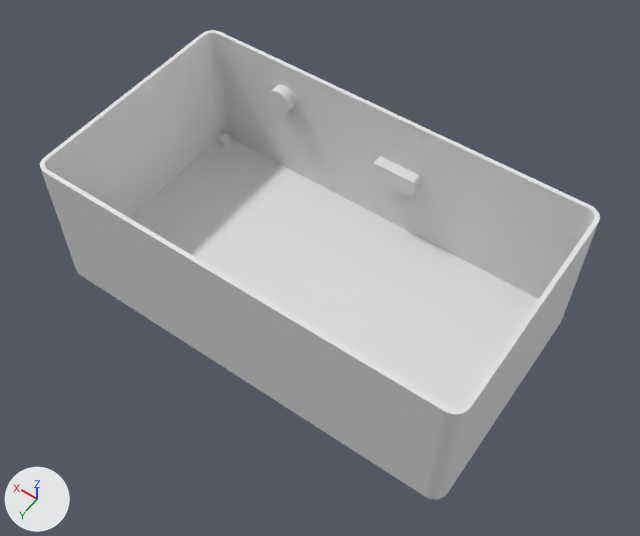
An edit to the Blender file mini-current-sensor/enclosuer.blend, drawn before and after from the same camera.
Before and after are seen from a 50 mm camera at (-6.51, 8.9, 14.77) aimed at (-0.3, 0.21, 1.11). Lighting does not change. The marker at lower left points along +X, +Y and +Z.

Before the edit, the objects in view are built like this:
```python
ob_headphone_jack = bpy.data.objects.new('Headphone Jack', me_cylinder_001)
ob_headphone_jack.location = (2.5, -2.45, 1.9)
ob_headphone_jack.scale = (1.0, 0.25, 1.0)
ob_housing = bpy.data.objects.new('Housing', me_cube_002)
ob_housing.location = (0.0, 0.0, 0.0)
ob_housing.scale = (1.0, 1.0, 1.03)
ob_pcb_standoff_screw_holes = bpy.data.objects.new('PCB Standoff Screw Holes', me_cylinder)
ob_pcb_standoff_screw_holes.location = (-4.15, -2.2, 0.0)
ob_pcb_standoff_screw_holes.scale = (1.0, 1.0, 0.25)
ob_usb_c_connector = bpy.data.objects.new('USB-C Connector', me_cube_001)
ob_usb_c_connector.location = (-0.4, -2.45, 1.4)
ob_usb_c_connector.scale = (1.05, 1.0, 1.14)
```
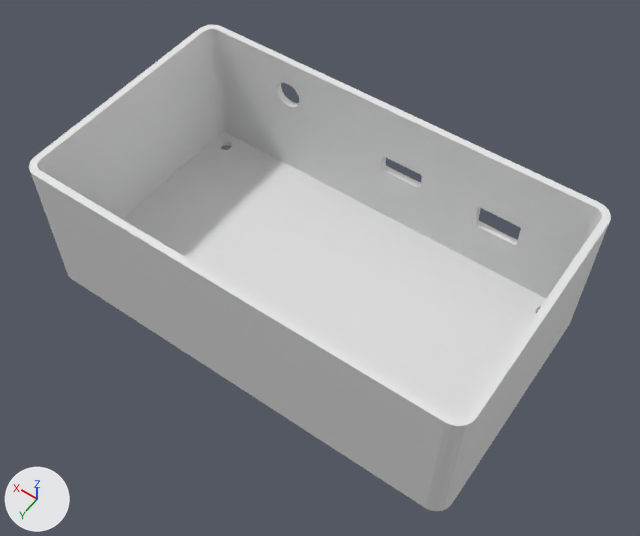
Boxes (x1, y1, x2, y2) around the edits, measured in the pictures (640 x 536 px):
'Housing', modifiers changed, rescaled, moved, reshaped: before (40, 30, 600, 500); after (29, 25, 611, 511)
'USB-C Connector', hidden: before (372, 156, 421, 196)
'Headphone Jack', hidden: before (268, 85, 296, 114)
'PCB Standoff Screw Holes', hidden: before (220, 134, 231, 149)

What changed in the scene script:
```text
Change me_cube_002:
    where me_cube_002.from_pydata(...)  # 8 vertices, 5 faces; spans x -4.45..4.45, y -2.45..2.45, z 0.0..2.91
    used by ob_housing; location = (0.0, 0.0, 0.0); scale = (1.0, 1.0, 1.03)
    me_cube_002 part 1: the whole mesh is scaled about the mesh origin by (1.02, 1.04, 1.03)
Add me_cube_003:
    me_cube_003.from_pydata(...)  # a box spanning x -0.475..0.475, y -0.25..0.25, z -0.275..0.275
Change ob_housing:
    ob_housing.scale: (1.0, 1.0, 1.03) -> (1.0, 1.0, 1.0)
    where _m = ob_housing.modifiers.new('Solidify', 'SOLIDIFY')
    _m.thickness: -0.09 -> -0.15
    add _m = ob_housing.modifiers.new('Boolean.003', 'BOOLEAN')
    add _m.object = ob_cables
Change ob_headphone_jack:
    ob_headphone_jack.scale: (1.0, 0.25, 1.0) -> (1.0, 1.0, 1.0)
    ob_headphone_jack.location: (2.5, -2.45, 1.9) -> (2.5, -2.45, 2.13)
    add ob_headphone_jack.hide_set(True)  # its collection is switched off
Change ob_usb_c_connector:
    ob_usb_c_connector.scale: (1.05, 1.0, 1.14) -> (1.0, 1.0, 1.0)
    ob_usb_c_connector.location: (-0.4, -2.45, 1.4) -> (-0.4, -2.45, 1.52)
    add ob_usb_c_connector.hide_set(True)  # its collection is switched off
Add ob_cables:
    ob_cables = bpy.data.objects.new('Cables', me_cube_003)
    ob_cables.location = (-2.67, -2.45, 1.35)
    _m = ob_cables.modifiers.new('Bevel', 'BEVEL')
    _m.width = 0.05
    _m.width_pct = 0.05
    _m.segments = 5
    _m.limit_method = 'WEIGHT'
    ob_cables.hide_set(True)  # its collection is switched off
```
